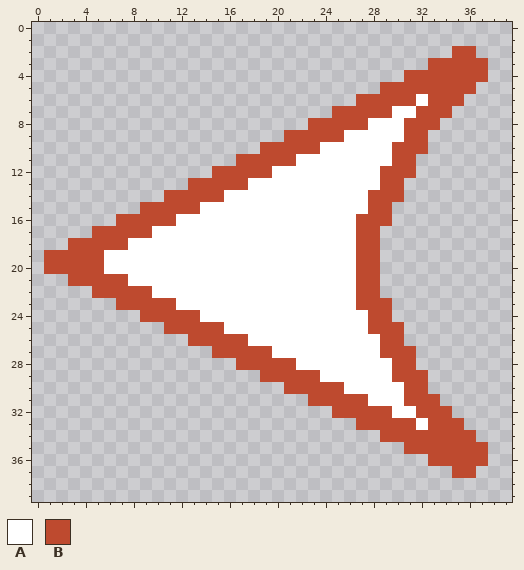
One commit to this pixel-art file: core/assets-src/ui/icon-left.ase. Above: the version before the commit.
40x40 pixels, 1 frame.
Palette (. is transparent): A #ffffff  B #be4a2f
Pixels before, first column x 1:
 2 ..................................BB.
 3 ................................BBBBB
 4 ..............................BBBBBBB
 5 ............................BBBBBBBB.
 6 ..........................BBBBBABBB..
 7 ........................BBBBBAABBB...
 8 ......................BBBBBAAABBB....
 9 ....................BBBBBAAAAABB.....
10 ..................BBBBBAAAAAABBB.....
11 ................BBBBBAAAAAAAABB......
12 ..............BBBBBAAAAAAAAABBB......
13 ............BBBBBAAAAAAAAAAABB.......
14 ..........BBBBBAAAAAAAAAAAABBB.......
15 ........BBBBBAAAAAAAAAAAAAABB........
16 ......BBBBBAAAAAAAAAAAAAAABBB........
17 ....BBBBBAAAAAAAAAAAAAAAAABB.........
18 ..BBBBBAAAAAAAAAAAAAAAAAAABB.........
19 BBBBBAAAAAAAAAAAAAAAAAAAAABB.........
20 BBBBBAAAAAAAAAAAAAAAAAAAAABB.........
21 ..BBBBBAAAAAAAAAAAAAAAAAAABB.........
22 ....BBBBBAAAAAAAAAAAAAAAAABB.........
23 ......BBBBBAAAAAAAAAAAAAAABBB........
24 ........BBBBBAAAAAAAAAAAAAABB........
25 ..........BBBBBAAAAAAAAAAAABBB.......
26 ............BBBBBAAAAAAAAAAABB.......
27 ..............BBBBBAAAAAAAAABBB......
28 ................BBBBBAAAAAAAABB......
29 ..................BBBBBAAAAAABBB.....
30 ....................BBBBBAAAAABB.....
31 ......................BBBBBAAABBB....
32 ........................BBBBBAABBB...
33 ..........................BBBBBABBB..
34 ............................BBBBBBBB.
35 ..............................BBBBBBB
36 ................................BBBBB
37 ..................................BB.
The result:
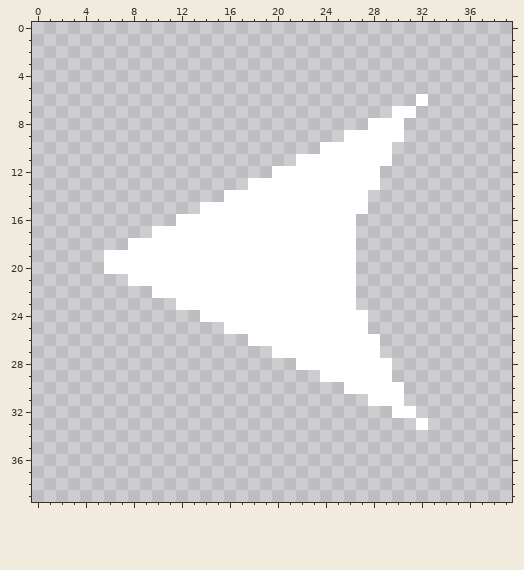
Diff:
Changed rows in their new state; - is an unchanged pixel.
Layer "Layer 1":
first column x 1:
 2 ----------------------------------..-
 3 --------------------------------.....
 4 ------------------------------.......
 5 ----------------------------........-
 6 --------------------------.....-...--
 7 ------------------------.....--...---
 8 ----------------------.....---...----
 9 --------------------.....-----..-----
10 ------------------.....------...-----
11 ----------------.....--------..------
12 --------------.....---------...------
13 ------------.....-----------..-------
14 ----------.....------------...-------
15 --------.....--------------..--------
16 ------.....---------------...--------
17 ----.....-----------------..---------
18 --.....-------------------..---------
19 .....---------------------..---------
20 .....---------------------..---------
21 --.....-------------------..---------
22 ----.....-----------------..---------
23 ------.....---------------...--------
24 --------.....--------------..--------
25 ----------.....------------...-------
26 ------------.....-----------..-------
27 --------------.....---------...------
28 ----------------.....--------..------
29 ------------------.....------...-----
30 --------------------.....-----..-----
31 ----------------------.....---...----
32 ------------------------.....--...---
33 --------------------------.....-...--
34 ----------------------------........-
35 ------------------------------.......
36 --------------------------------.....
37 ----------------------------------..-
